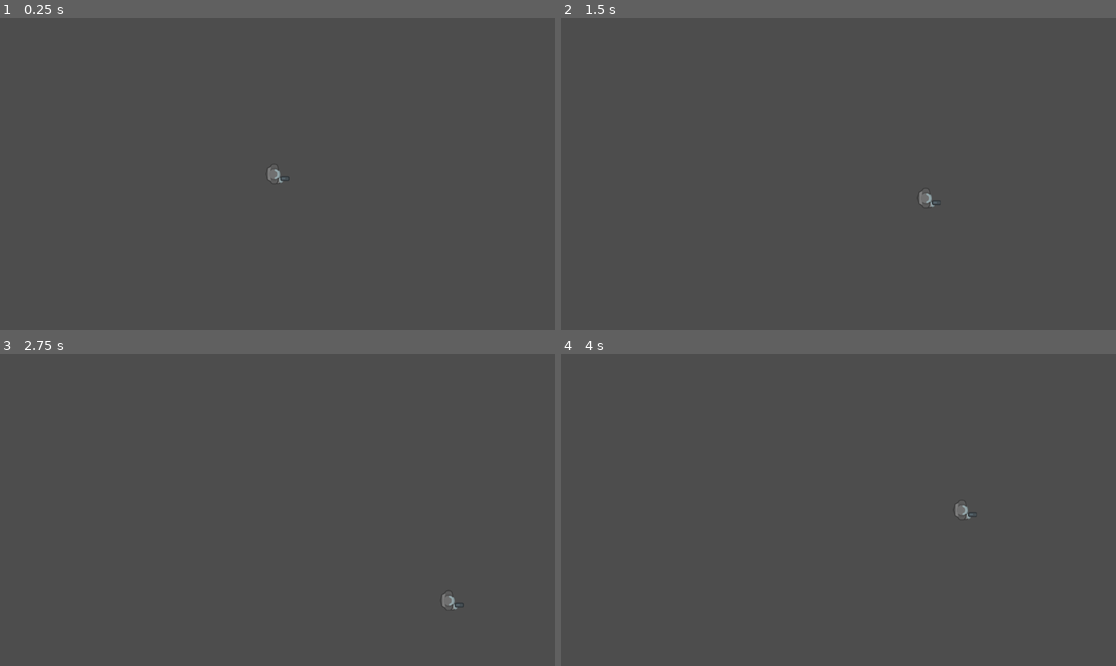
Above: before the commit, frames 1-4 (two rows, left to right).
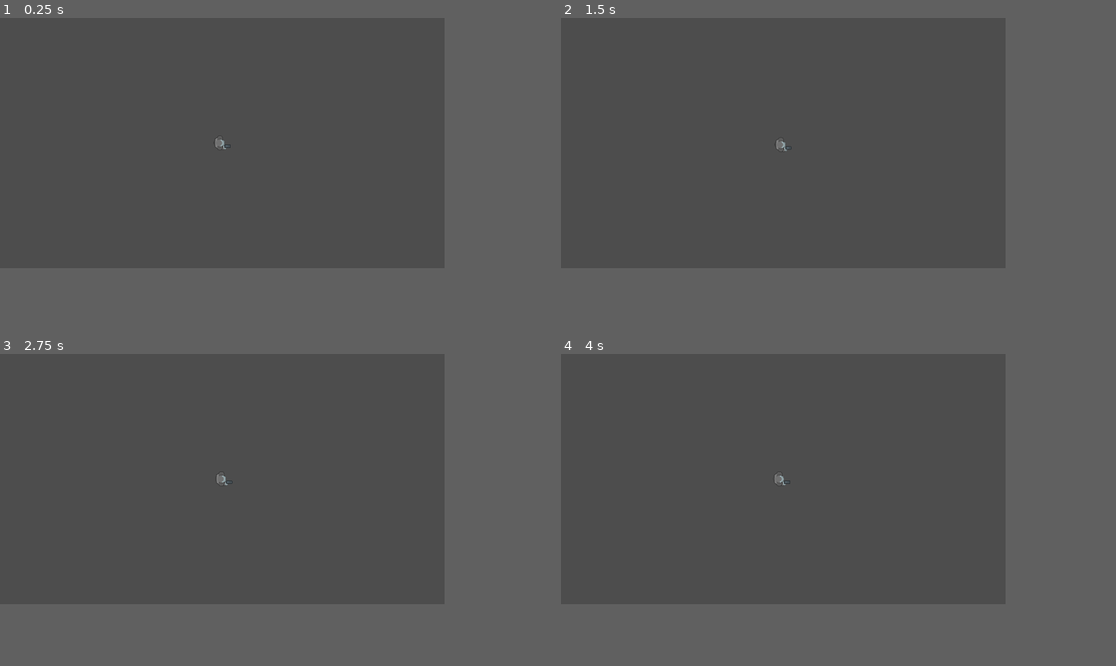
Above: after the commit, the same moments.

Repository: ironmonkeyking85/Kraken-s-Treasure
Game: Godot game, scene res://Scenes/Main.tscn
The game is run twice, just before and just after one commit, with the same random seed, the same clock (stepped at 60 frames per second) and the same inputs.
Inputs:
- Up to frame 1 (0.25 s): no input
- Up to frame 2 (1.5 s): tap Enter at 0.5 s; hold D (Right) 0.53-1.28 s; hold S (Down) from 1.28 s (still down)
- Up to frame 3 (2.75 s): release S (Down) at 2.03 s; hold D (Right) from 2.03 s (still down)
- Up to frame 4 (4 s): release D (Right) at 2.78 s; hold W (Up) 2.78-3.53 s; hold A (Left) from 3.53 s (still down)
In our replay, the window is 799x449 before the commit and 640x360 after it. These sizes can differ from the game's own. Grey fills any space a smaller window leaves; there, only what the larger window draws over its background counts as a difference.

The runs differ from the first frame. In frame 1, 0.1% of the frame differs, in the area x 38-53%, y 38-54%; in frame 2, 0.1%; in frame 3, 0.1%; in frame 4, 0.1%.

Commit message:
camera fix and setup
camera zoom needs to be less than 0.7 to work properly and follow the player.
seems to be a position smoothing bug issue.

Diff:
--- a/Scenes/Main.tscn
+++ b/Scenes/Main.tscn
@@ -1,6 +1,7 @@
-[gd_scene load_steps=3 format=3 uid="uid://dsmo1nei03b0x"]
+[gd_scene load_steps=4 format=3 uid="uid://dsmo1nei03b0x"]
 
 [ext_resource type="PackedScene" uid="uid://ch4y04wsoqxds" path="res://Scenes/player.tscn" id="1_awg6l"]
+[ext_resource type="Script" path="res://Scripts/Camera.gd" id="1_hiqtc"]
 
 [sub_resource type="RectangleShape2D" id="RectangleShape2D_85v07"]
 size = Vector2(549, 77)
@@ -8,12 +9,13 @@
 [node name="Main Scene" type="Node2D"]
 
 [node name="Camera2D" type="Camera2D" parent="."]
+zoom = Vector2(0.5, 0.5)
+script = ExtResource("1_hiqtc")
 
 [node name="Player" parent="." instance=ExtResource("1_awg6l")]
 up_direction = Vector2(0, -1)
 
 [node name="StaticBody2D" type="StaticBody2D" parent="."]
-visible = false
 position = Vector2(320, -3)
 
 [node name="CollisionShape2D" type="CollisionShape2D" parent="StaticBody2D"]
@@ -23,7 +25,6 @@
 [node name="Sprite2D" type="Sprite2D" parent="StaticBody2D"]
 
 [node name="StaticBody2D2" type="StaticBody2D" parent="."]
-visible = false
 position = Vector2(-267, 326)
 rotation = 1.5708
 
--- a/Scenes/player.tscn
+++ b/Scenes/player.tscn
@@ -9,6 +9,8 @@
 [ext_resource type="Script" path="res://Scripts/State Machine/Distoryed.gd" id="7_cvb6j"]
 
 [sub_resource type="CapsuleShape2D" id="CapsuleShape2D_26x2p"]
+radius = 23.0
+height = 62.0
 
 [sub_resource type="Animation" id="Animation_ui7ui"]
 resource_name = "attacking"
--- /dev/null
+++ b/Scripts/Camera.gd
@@ -0,0 +1,14 @@
+class_name Camera
+extends Camera2D
+
+@onready var player = get_node("../Player") as Player
+
+# Called when the node enters the scene tree for the first time.
+func _ready():
+	pass # Replace with function body.
+
+
+# Called every frame. 'delta' is the elapsed time since the previous frame.
+func _process(delta):
+	position = player.global_position
+	pass
--- a/Scripts/player.gd
+++ b/Scripts/player.gd
@@ -13,6 +13,9 @@
 @onready var distoryed_state = $StateMachine/DistoryedState as Distoryed_state
 
 
+
+
+
 # Called when the node enters the scene tree for the first time.
 func _ready():
 #connect states together here
@@ -22,13 +25,13 @@
 #moving_state.player_actions.connect(fsm.change_state.bind(Player))
 	pass
 
-
-func _physics_process(delta: float)-> void:
+func _process(delta) -> void:
 	velocity.x = 0
 	velocity.y = 0
 
 	if Input.is_action_pressed("Right"):
 		velocity.x += 1
+
 
 	if Input.is_action_pressed("Left"):
 		velocity.x -= 1
@@ -41,3 +44,6 @@
 
 	velocity *= propulsion
 	move_and_slide()
+
+func _physics_process(delta: float)-> void:
+	pass
--- a/project.godot
+++ b/project.godot
@@ -18,6 +18,13 @@
 [autoload]
 
 Globals="*res://Auto Loads/Singletons/Globals.gd"
+
+[display]
+
+window/size/viewport_width=640
+window/size/viewport_height=360
+window/stretch/mode="viewport"
+window/stretch/aspect="keep_height"
 
 [input]
 
